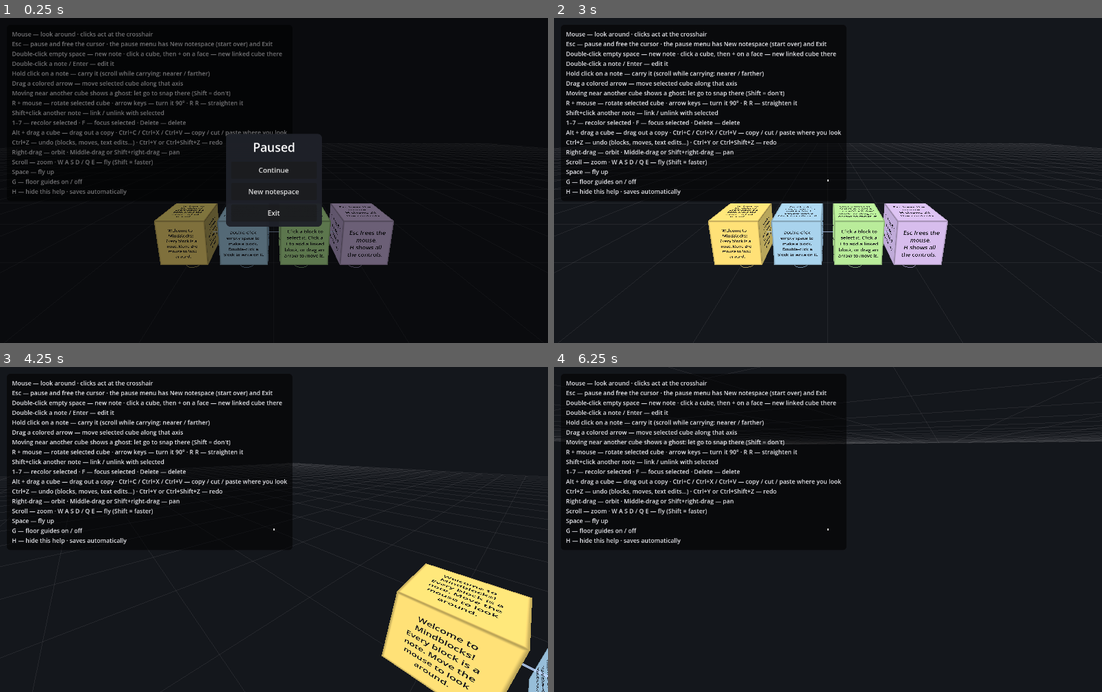
Above: before the commit, frames 1-4 (two rows, left to right).
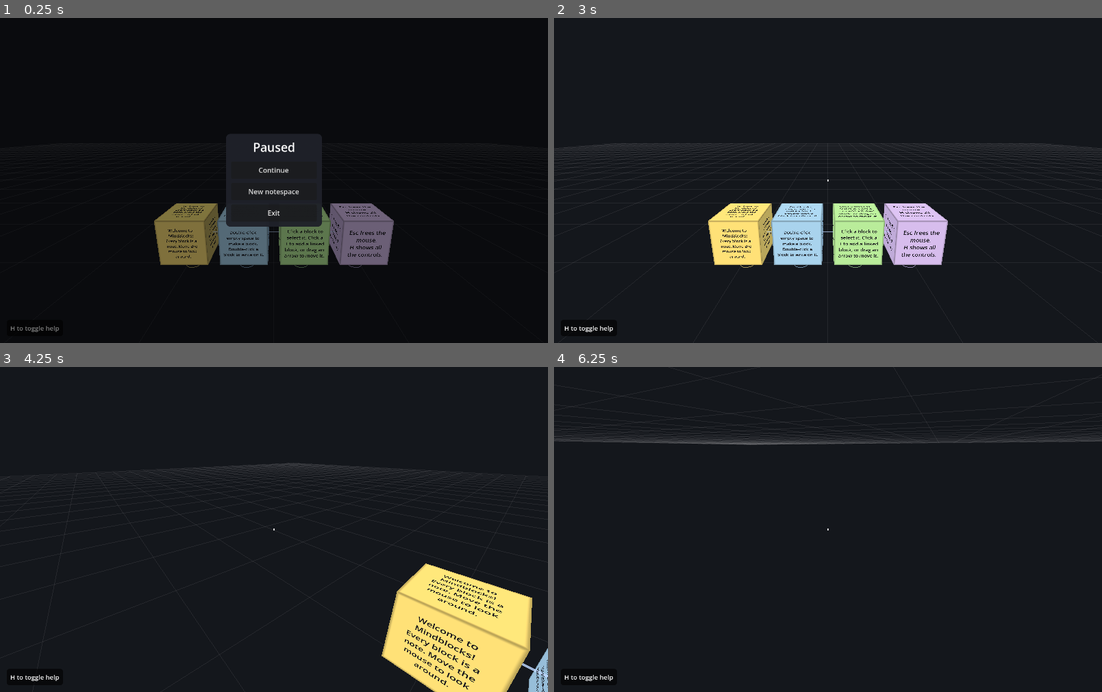
Above: after the commit, the same moments.

Repository: reigokruus/mindblocks
Game: Godot game, scene res://main.tscn
The game is run twice, just before and just after one commit, with the same random seed, the same clock (stepped at 60 frames per second) and the same inputs.
Inputs (mouse positions are in pixels of both pictures, inside the frame that each line leads up to):
- Up to frame 1 (0.25 s): no input
- Up to frame 2 (3 s): click "New notespace" at 0.5 s; click "Cancel" at 1.25 s; click "New notespace" at 2 s; tap Enter at 2.75 s; move the mouse to (948, 164) at 2.77 s; hold D from 2.78 s (still down); hold Ctrl from 2.78 s (still down); click (948, 164) at 2.92 s
- Up to frame 3 (4.25 s): tap Space at 3.02, 3.5, 3.77 s; move the mouse to (246, 529) at 3.52 s; release D at 3.53 s; release Ctrl at 3.53 s; hold W from 3.53 s (still down); tap E at 3.6 s; click (246, 529) at 3.67 s
- Up to frame 4 (6.25 s): keep holding W; move the mouse to (838, 523) at 4.27 s; hold Q 4.28-5.03 s; click (838, 523) at 4.42 s; move the mouse to (822, 536) at 5.02 s; tap Shift at 5.1 s; click (822, 536) at 5.17 s; tap Space at 5.27, 6.02 s; move the mouse to (866, 532) at 5.77 s; tap Enter at 5.85 s; click (866, 532) at 5.92 s

The runs differ from the first frame. In frame 1, 3.1% of the frame differs, in the area x 2-53%, y 4-97%; in frame 2, 4.0%; in frame 3, 4.0%; in frame 4, 4.3%, in the area x 1-54%, y 3-97%.

Commit message:
Hide the help panel at start and always show an "H to toggle help" note
The controls panel starts hidden; H (or F1) shows / hides it. A small
note in the bottom-left corner, styled like the undo messages, says
"H to toggle help" at all times.

Co-Authored-By: Claude Opus 5.5 (1M context) <noreply@anthropic.com>

Diff:
--- a/scripts/main.gd
+++ b/scripts/main.gd
@@ -125,7 +125,7 @@
 Scroll — zoom · W A S D / Q E — fly (Shift = faster)
 Space — fly up
 G — floor guides on / off
-H — hide this help · saves automatically"""
+H — show / hide this help · saves automatically"""
 
 var palette: Array[Color] = [
 	Color("ffe680"),  # yellow
@@ -326,9 +326,10 @@
 	var layer := CanvasLayer.new()
 	add_child(layer)
 
-	# Help overlay (top-left)
+	# Help overlay (top-left), hidden until H is pressed
 	help_panel = PanelContainer.new()
 	help_panel.position = Vector2(16, 16)
+	help_panel.visible = false
 	help_panel.mouse_filter = Control.MOUSE_FILTER_IGNORE
 	help_panel.add_theme_stylebox_override("panel", _panel_style(Color(0, 0, 0, 0.55), 8))
 	var help_label := Label.new()
@@ -337,6 +338,22 @@
 	help_label.add_theme_color_override("font_color", Color(0.9, 0.9, 0.92))
 	help_panel.add_child(help_label)
 	layer.add_child(help_panel)
+
+	# Always-on hint (bottom-left), styled like the undo messages
+	var hint := Label.new()
+	hint.text = "H to toggle help"
+	hint.add_theme_font_size_override("font_size", 15)
+	var hint_style := _panel_style(Color(0, 0, 0, 0.6), 6)
+	hint_style.set_content_margin_all(8)
+	hint.add_theme_stylebox_override("normal", hint_style)
+	hint.mouse_filter = Control.MOUSE_FILTER_IGNORE
+	hint.anchor_top = 1.0
+	hint.anchor_bottom = 1.0
+	hint.grow_vertical = Control.GROW_DIRECTION_BEGIN
+	hint.offset_left = 16.0
+	hint.offset_top = -16.0
+	hint.offset_bottom = -16.0
+	layer.add_child(hint)
 
 	# Note editor (bottom-center)
 	editor_panel = PanelContainer.new()
Not shown, changed: README.md
